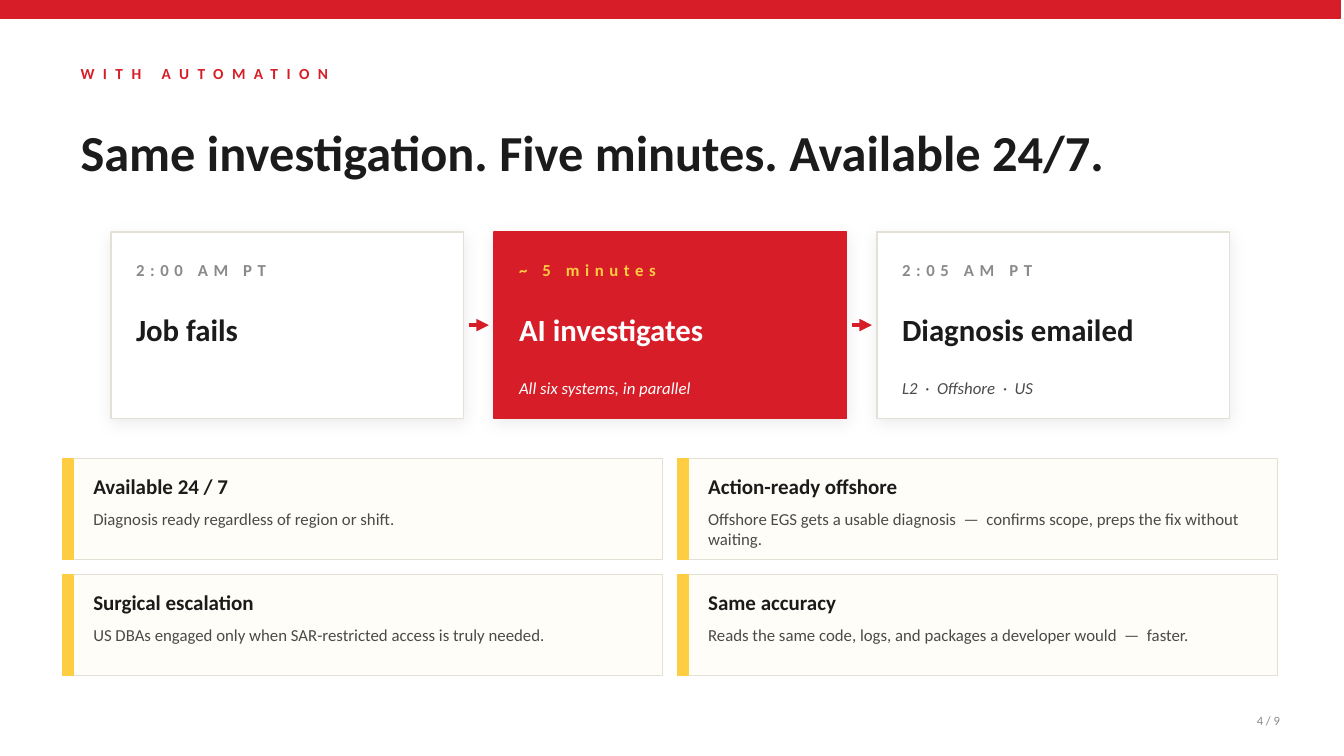
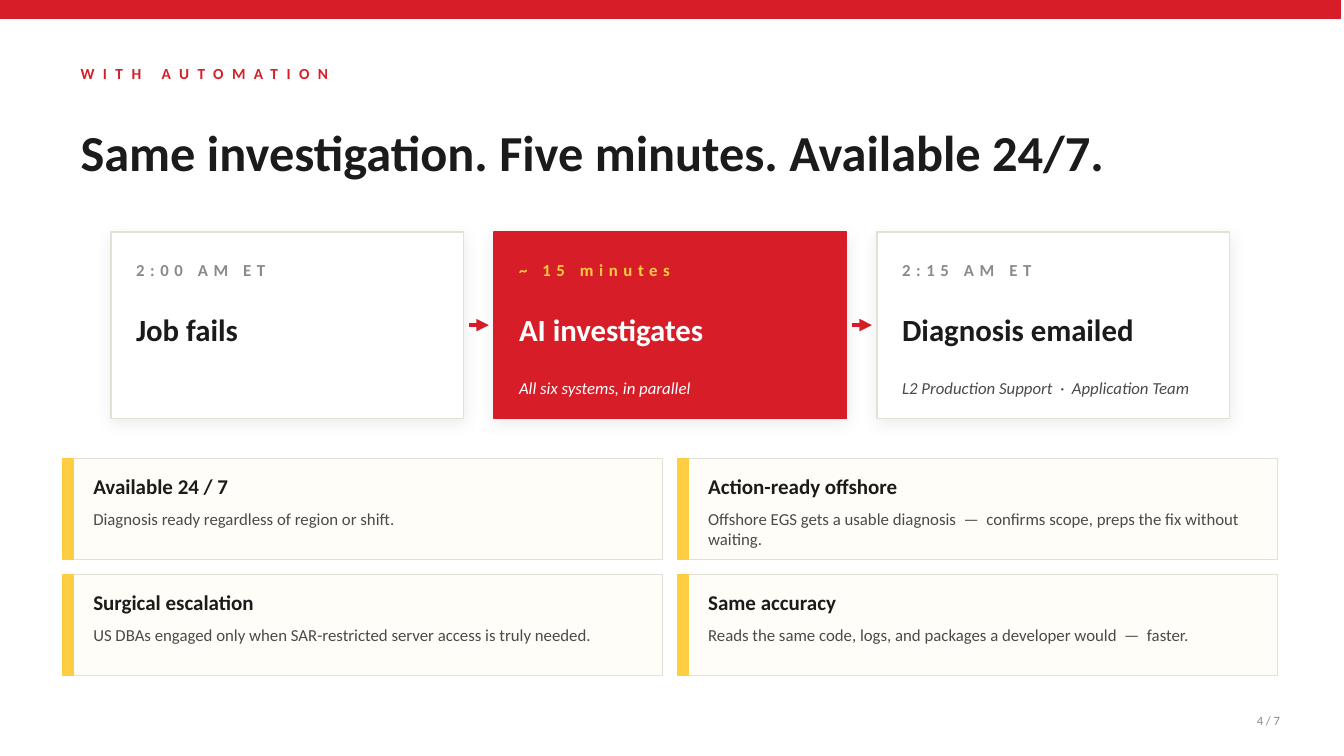
Before and after one commit to Snuthakki21/Copilot-docs, a slide deck: slide 4 of ppt/ETL_Incident_Diagnosis_Deck.pptx. Drawn at 1344x756 pixels with LibreOffice and Linux fonts; fonts in the diff are those of the drawing. Boxes give left, top, right and bottom in pixels: in the first picture for what was removed or moved away, otherwise in the second. Text is boxed around its words. In the diff, an @@ line names an element or a change of style, - is before the commit and + after.

```diff
--- a/ppt/ETL_Incident_Diagnosis_Deck.pptx
+++ b/ppt/ETL_Incident_Diagnosis_Deck.pptx
@@ text at box(136, 265, 265, 276): text changed @@
-2:00 AM PT
+2:00 AM ET
@@ text at box(542, 264, 670, 276): text changed @@
-~ 5 minutes
+~ 15 minutes
@@ text at box(902, 265, 1031, 276): text changed @@
-2:05 AM PT
+2:15 AM ET
@@ text at box(902, 382, 1189, 397): text changed @@
-L2 · Offshore · US
+L2 Production Support · Application Team
@@ text at box(93, 629, 591, 644): text changed @@
-US DBAs engaged only when SAR-restricted access is truly needed.
+US DBAs engaged only when SAR-restricted server access is truly needed.
@@ text at box(1257, 717, 1280, 725): text changed @@
-4 / 9
+4 / 7
```
Also in this commit, not shown: 4 other slides changed, 1 slide added, 3 slides removed.
